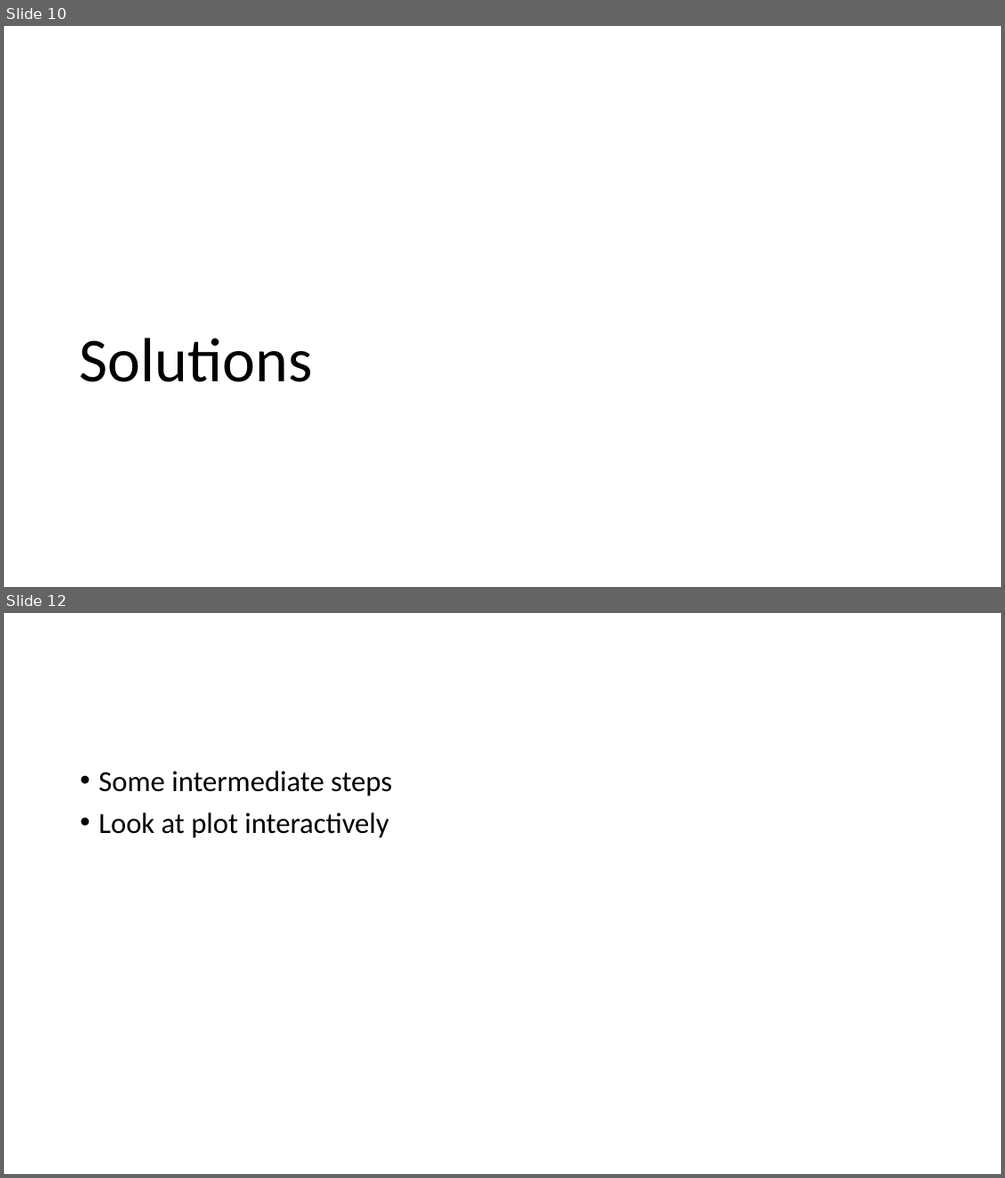
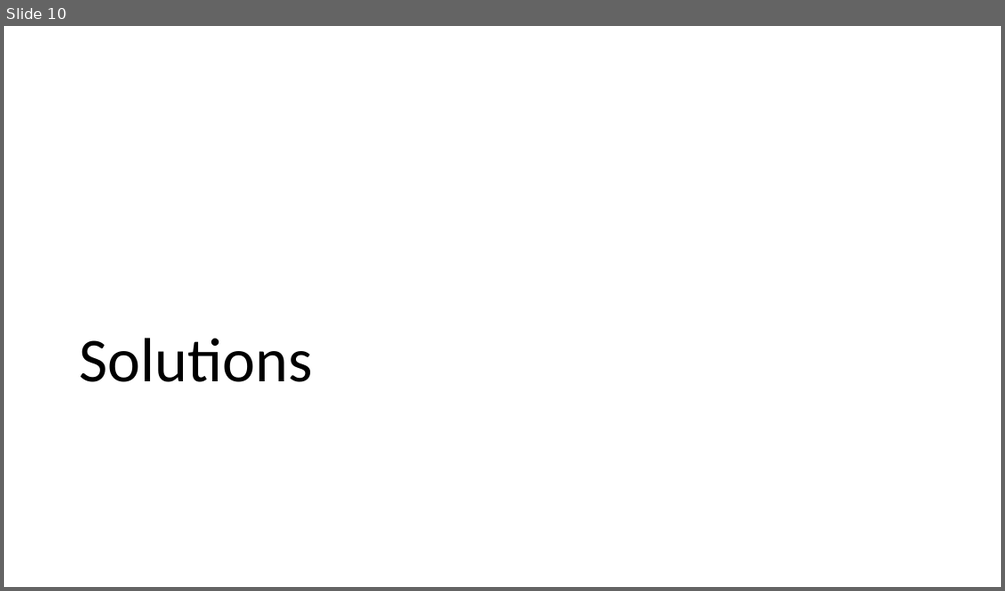
Before and after one commit to ryantpfr/quantam-ode, a slide deck: Presentation1.pptx. Shown one above the other, each under a label of ours: slides 10 and 12 before the commit, slide 10 after it; the slides between them are not shown. The pictures are 1005x1178 and 1005x591 pixels, drawn with LibreOffice and Linux fonts; fonts in the diff are those of the drawing; grey boxes stand for pictures. Boxes give left, top, right and bottom in pixels: in the first picture for what was removed or moved away, otherwise in the second. Text is boxed around its words. In the diff, an @@ line names an element or a change of style, - is before the commit and + after.

```diff
--- a/Presentation1.pptx
+++ b/Presentation1.pptx
@@ slide 12 removed at box(4, 613, 1001, 1174), background #FFFFFF @@
@@ text removed at box(98, 771, 392, 838) @@
-• Some intermediate steps
-• Look at plot interactively
```
Also in this commit, not shown: 10 slides added, 6 other slides removed.
